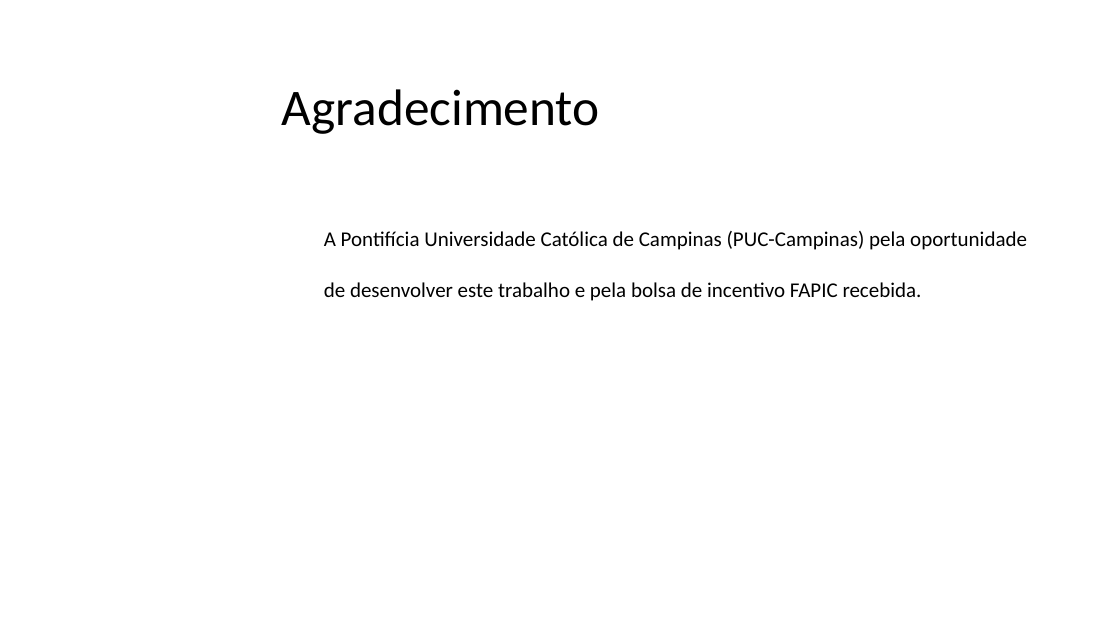
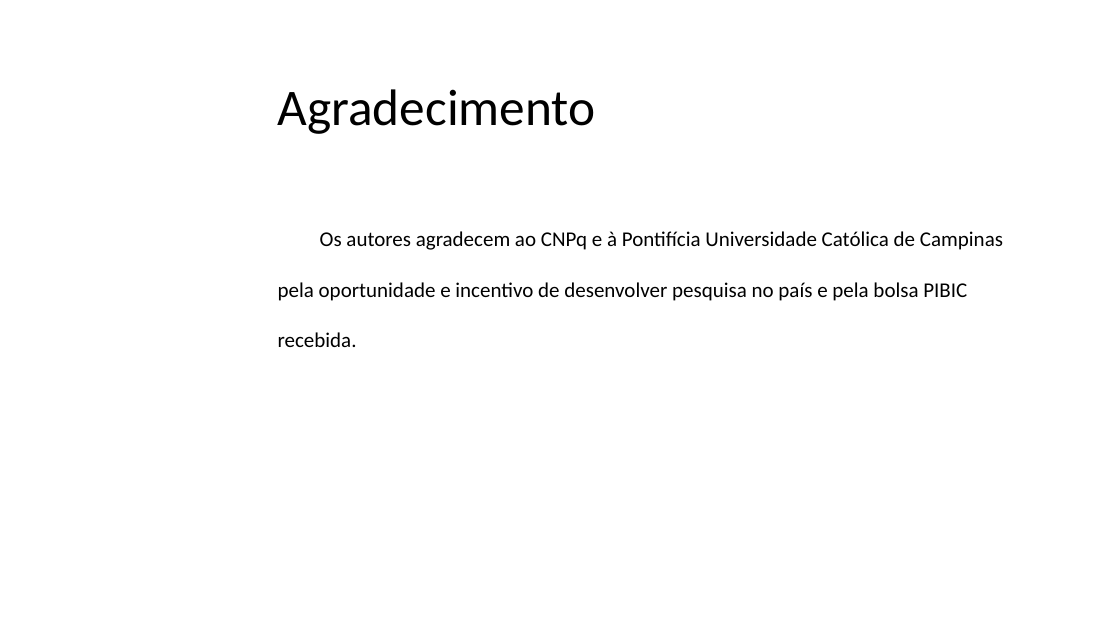
Before and after one commit to emiliobiasi/IniciacaoCientifica, a slide deck: slide 18 of RELATÓRIO FINAL E RESUMO/Emílio-apresentação_IC_IT .pptx. Drawn at 1120x630 pixels with LibreOffice and Linux fonts; fonts in the diff are those of the drawing; background and template pictures are left out. Boxes give left, top, right and bottom in pixels: in the first picture for what was removed or moved away, otherwise in the second. Text is boxed around its words. In the diff, an @@ line names an element or a change of style, - is before the commit and + after.

```diff
--- a/RELATÓRIO FINAL E RESUMO/Emílio-apresentação_IC_IT .pptx
+++ b/RELATÓRIO FINAL E RESUMO/Emílio-apresentação_IC_IT .pptx
@@ title "Agradecimento": place and size @@
-title "Agradecimento" at (282, 89, 600, 134)
+title "Agradecimento" at (278, 89, 596, 134)
@@ text at (278, 231, 1003, 347): text changed @@
-A Pontifícia Universidade Católica de Campinas (PUC-Campinas) pela oportunidade de desenvolver este trabalho e pela bolsa de incentivo FAPIC recebida.
+Os autores agradecem ao CNPq e à Pontifícia Universidade Católica de Campinas pela oportunidade e incentivo de desenvolver pesquisa no país e pela bolsa PIBIC recebida.
```
Also in this commit, not shown: 6 other slides changed, 15 slides added, 18 slides removed, 1 other file.
